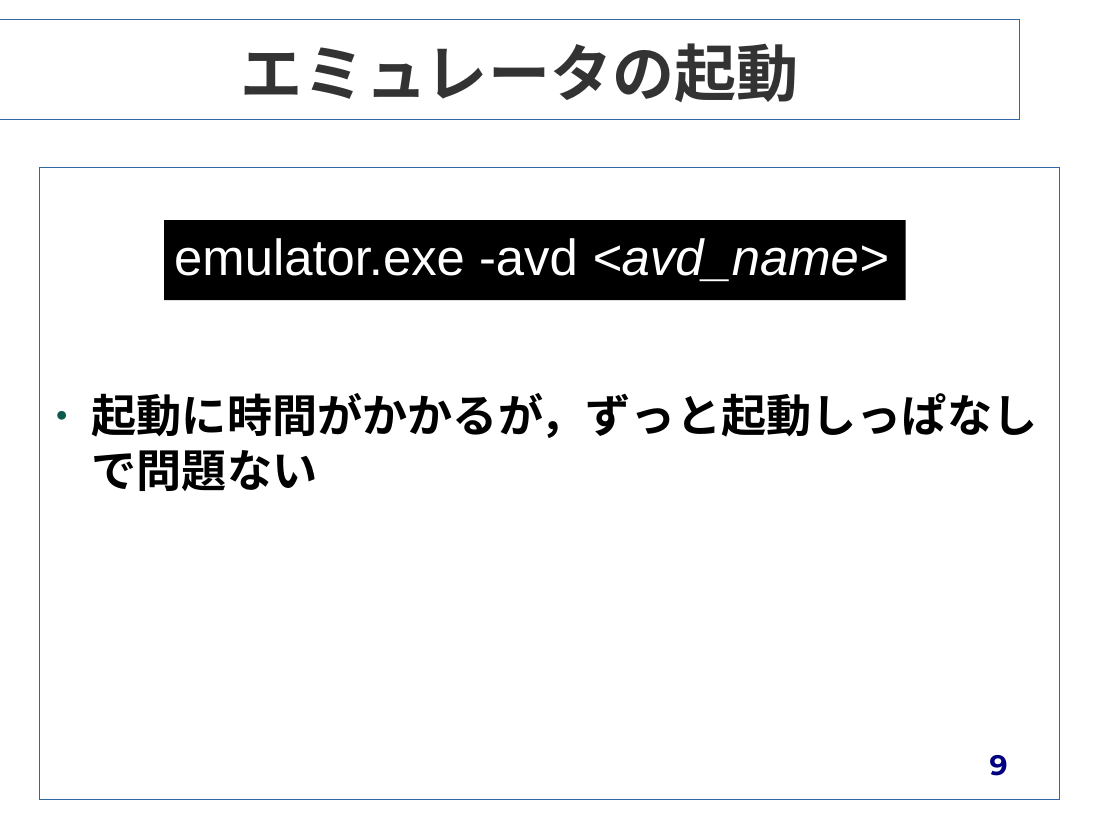
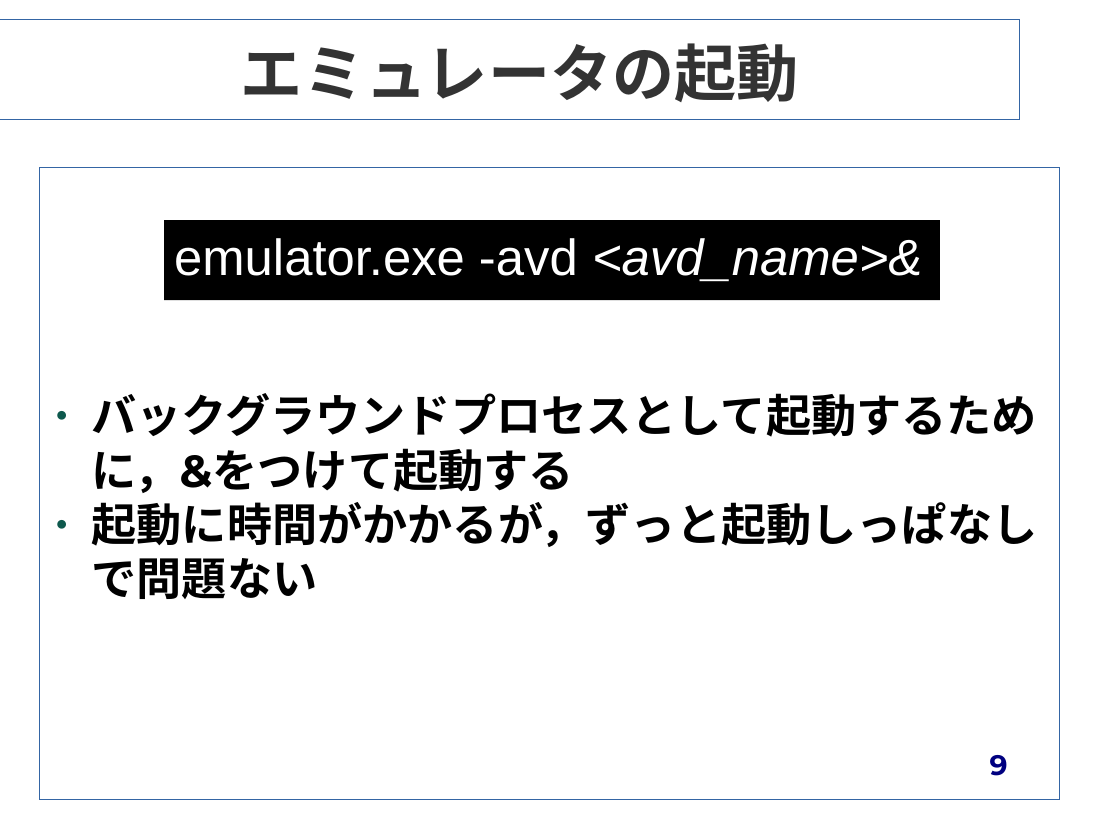
Before and after one commit to red13/presentations, a slide deck: slide 9 of android_20101213/no_eclipse.odp. Drawn at 1120x840 pixels with LibreOffice and Linux fonts; fonts in the diff are those of the drawing; background and template pictures are left out. Boxes give left, top, right and bottom in pixels: in the first picture for what was removed or moved away, otherwise in the second. Text is boxed around its words. In the diff, an @@ line names an element or a change of style, - is before the commit and + after.

```diff
--- a/android_20101213/no_eclipse.odp
+++ b/android_20101213/no_eclipse.odp
@@ rectangle "emulator.exe -avd <avd_name>&": place and size @@
-rectangle "emulator.exe -avd <avd_name>&" at [165,221,907,301]
+rectangle "emulator.exe -avd <avd_name>&" at [165,221,941,301]
@@ text in rectangle at [174,238,922,282]: text changed @@
-emulator.exe -avd <avd_name>
+emulator.exe -avd <avd_name>&
@@ text at [92,393,1037,493]: paragraph added @@
+● バックグラウンドプロセスとして起動するために，&をつけて起動する
```
Also in this commit, not shown: 1 other slide changed, 1 other file.
